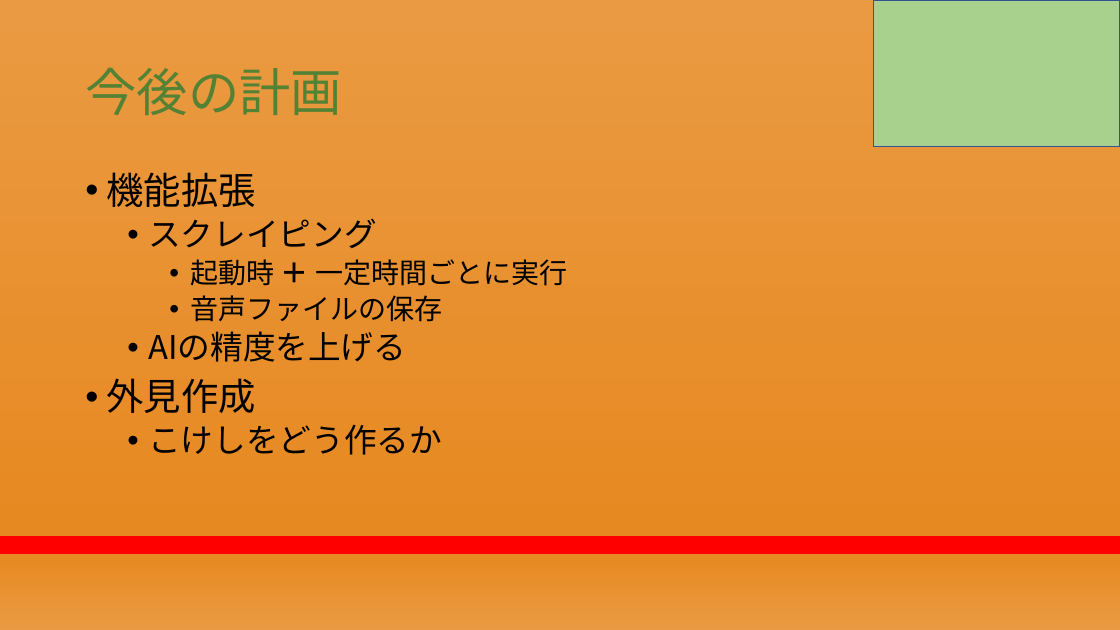
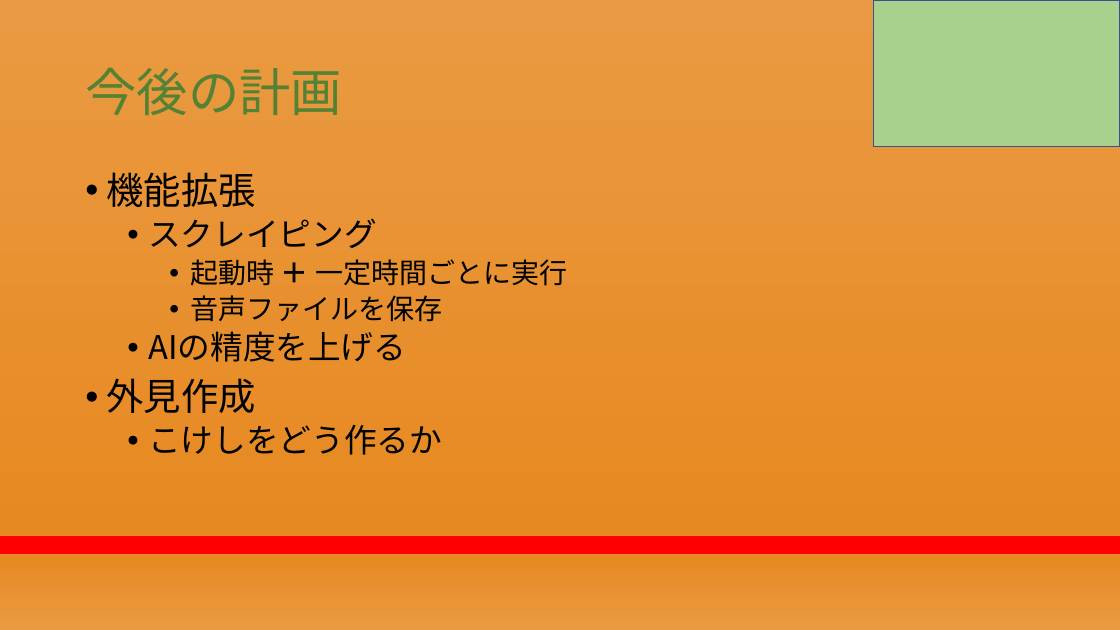
Before and after one commit to RikiishiSuzunosuke/AIspeaker_yosie, a slide deck: slide 21 of presentation/第二回プレゼン_アウトライン.pptx. Drawn at 1120x630 pixels with LibreOffice and Linux fonts; fonts in the diff are those of the drawing. Boxes give left, top, right and bottom in pixels: in the first picture for what was removed or moved away, otherwise in the second. Text is boxed around its words. In the diff, an @@ line names an element or a change of style, - is before the commit and + after.

```diff
--- a/presentation/第二回プレゼン_アウトライン.pptx
+++ b/presentation/第二回プレゼン_アウトライン.pptx
@@ text at bbox=[190, 295, 442, 322]: text changed @@
-    • 音声ファイルの保存
+    • 音声ファイルを保存
```
Also in this commit, not shown: 13 other slides changed, 2 slides added, 1 slide removed.
